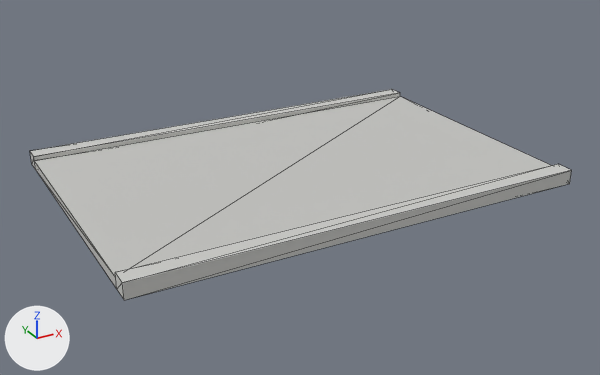
The glTF model public/models/props/path_segment.glb, before and after one commit.
Rendered twice from a 50 mm camera at (-3.26, -6.06, 2.88) aimed at (0.0, -0.12, -0.09). The lights are fixed; the arrows at lower left show +X, +Y and +Z. The first picture is the older version. Mesh edges are drawn as thin lines. Where no turn or scale is listed for an object, it has been applied to the vertices. Vertices at exactly the same position are counted once.

The first picture shows 'props_path_segment'.
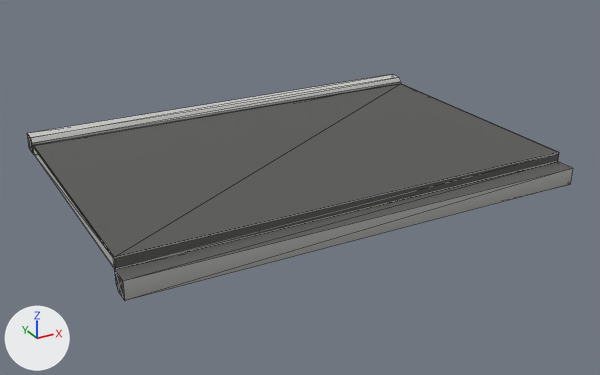
Changed parts and their boxes [x1, y1, x2, y2] in the pictures (600 x 375 px):
```json
{"object": "props_path_segment", "change": "recoloured, reshaped, moved", "before": [30, 89, 572, 300], "after": [27, 74, 573, 301], "on screen": "8% taller"}
```

The change, as JSON lines over the scene's bpy script:
```json
{"block": "mat_pavement_slab", "where": "n0 = _N.new('ShaderNodeBsdfPrincipled'); n0.name = 'Principled BSDF'"}
{"op": "remove", "block": "mat_pavement_slab", "code": "n0.inputs[0].default_value = (0.55, 0.55, 0.53, 1.0)  # 'Base Color', light grey #c4c4c0"}
{"op": "add", "block": "mat_pavement_slab", "code": "n2 = _N.new('ShaderNodeMix'); n2.name = 'Mix'"}
{"op": "add", "block": "mat_pavement_slab", "code": "n2.data_type = 'RGBA'"}
{"op": "add", "block": "mat_pavement_slab", "code": "n2.blend_type = 'MULTIPLY'"}
{"op": "add", "block": "mat_pavement_slab", "code": "n2.inputs[0].default_value = 1.0  # 'Factor'"}
{"op": "add", "block": "mat_pavement_slab", "code": "n2.inputs[7].default_value = (0.55, 0.55, 0.53, 1.0)  # 'B', light grey #c4c4c0"}
{"op": "add", "block": "mat_pavement_slab", "code": "n3 = _N.new('ShaderNodeVertexColor'); n3.name = 'Color Attribute'"}
{"op": "add", "block": "mat_pavement_slab", "code": "_L.new(n2.outputs[2], n0.inputs[0])  # 'Result' to 'Base Color'"}
{"op": "add", "block": "mat_pavement_slab", "code": "_L.new(n3.outputs[0], n2.inputs[6])  # 'Color' to 'A'"}
{"block": "mat_kerb_stone", "where": "n0 = _N.new('ShaderNodeBsdfPrincipled'); n0.name = 'Principled BSDF'"}
{"op": "remove", "block": "mat_kerb_stone", "code": "n0.inputs[0].default_value = (0.6, 0.6, 0.58, 1.0)  # 'Base Color', light grey #cbcbc8"}
{"op": "add", "block": "mat_kerb_stone", "code": "n2 = _N.new('ShaderNodeMix'); n2.name = 'Mix'"}
{"op": "add", "block": "mat_kerb_stone", "code": "n2.data_type = 'RGBA'"}
{"op": "add", "block": "mat_kerb_stone", "code": "n2.blend_type = 'MULTIPLY'"}
{"op": "add", "block": "mat_kerb_stone", "code": "n2.inputs[0].default_value = 1.0  # 'Factor'"}
{"op": "add", "block": "mat_kerb_stone", "code": "n2.inputs[7].default_value = (0.6, 0.6, 0.58, 1.0)  # 'B', light grey #cbcbc8"}
{"op": "add", "block": "mat_kerb_stone", "code": "n3 = _N.new('ShaderNodeVertexColor'); n3.name = 'Color Attribute'"}
{"op": "add", "block": "mat_kerb_stone", "code": "_L.new(n2.outputs[2], n0.inputs[0])  # 'Result' to 'Base Color'"}
{"op": "add", "block": "mat_kerb_stone", "code": "_L.new(n3.outputs[0], n2.inputs[6])  # 'Color' to 'A'"}
{"block": "me_props_path_segment", "where": "# used by ob_props_path_segment; location = (0.0, 0.0, 0.065)"}
{"op": "remove", "block": "me_props_path_segment", "code": "me_props_path_segment.from_pydata(...)  # 20 vertices, 36 faces; spans x -2.0..2.0, y -1.36..1.36, z -0.06..0.06"}
{"op": "add", "block": "me_props_path_segment", "code": "me_props_path_segment.from_pydata(...)  # 48 vertices, 84 faces; spans x -2.0..2.0, y -1.37..1.37, z -0.15..0.15"}
{"block": "me_props_path_segment", "change": "me_props_path_segment part 1: the whole mesh is rebuilt"}
{"op": "set", "path": "ob_props_path_segment.location", "old": "(0.0, 0.0, 0.065)", "new": "(0.0, 0.0, 0.15)"}
```
